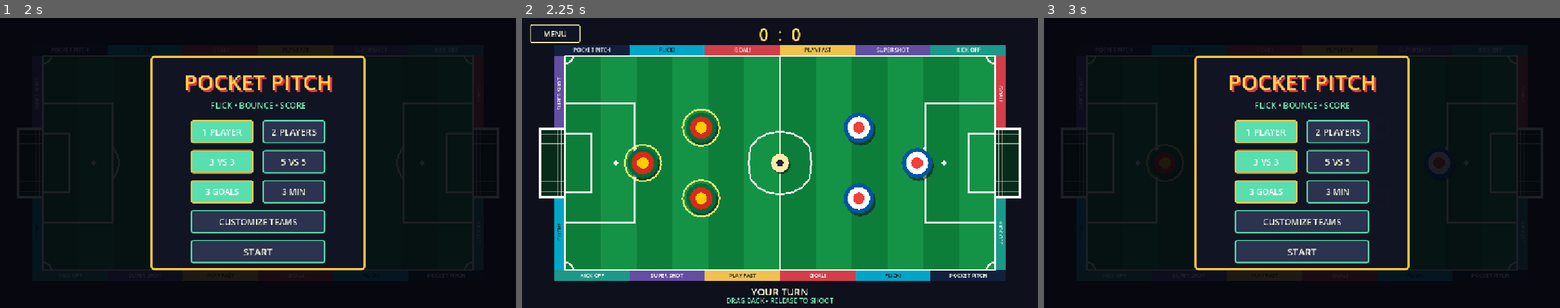
Above: before the commit, frames 1-3 (left to right).
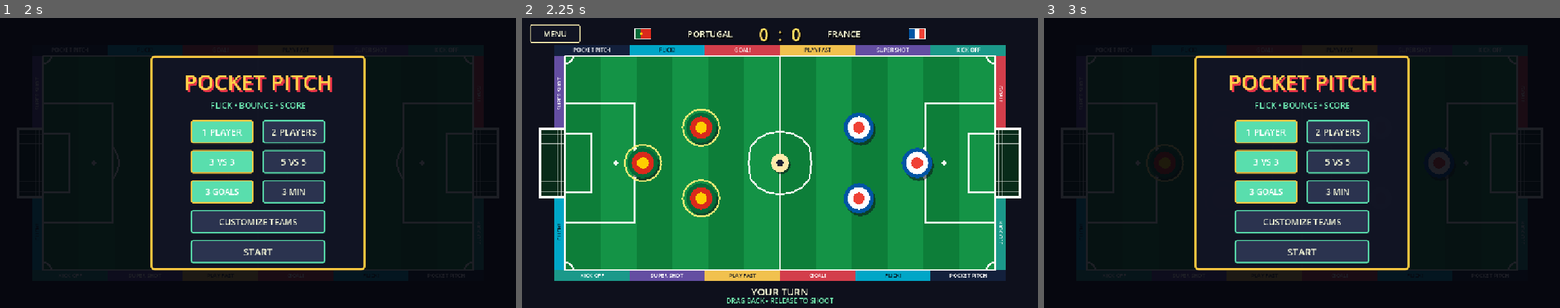
Above: after the commit, the same moments.

Repository: thokem74/3-vs-3
Game: Godot game, scene res://scenes/main.tscn
Same seed, same stepped clock (60 frames per second), same inputs: the game is played once before the commit and once after it.
Inputs:
- Up to frame 1 (2 s): click "1 PLAYER" at 0.5 s; click "1 PLAYER" at 1.25 s
- Up to frame 2 (2.25 s): click "START" at 2 s
- Up to frame 3 (3 s): click "MENU" at 2.75 s

Frame 1 is identical in both runs. In frame 2, 0.5% of the frame differs, in the area x 21-79%, y 3-8%; in frame 3, nothing differs.

Commit message:
enhanced goal counter

Diff:
--- a/scenes/main.tscn
+++ b/scenes/main.tscn
@@ -1,9 +1,10 @@
-[gd_scene load_steps=17 format=3]
+[gd_scene load_steps=18 format=3]
 
 [ext_resource type="Script" path="res://scripts/main.gd" id="1_main"]
 [ext_resource type="PackedScene" path="res://scenes/ball.tscn" id="2_ball"]
 [ext_resource type="Script" path="res://scripts/retro_audio.gd" id="3_audio"]
 [ext_resource type="Script" path="res://scripts/team_customization.gd" id="4_customization"]
+[ext_resource type="PackedScene" path="res://scenes/nation_flag.tscn" id="5_flag"]
 
 [sub_resource type="RectangleShape2D" id="Shape_horizontal"]
 size = Vector2(1008, 24)
@@ -582,6 +583,47 @@
 theme_override_font_sizes/font_size = 38
 text = "0  :  0"
 horizontal_alignment = 1
+
+[node name="TeamOneFlag" parent="Interface/HUD" instance=ExtResource("5_flag")]
+layout_mode = 0
+offset_left = 250.0
+offset_top = 22.0
+offset_right = 290.0
+offset_bottom = 48.0
+
+[node name="TeamOneName" type="Label" parent="Interface/HUD"]
+offset_left = 298.0
+offset_top = 10.0
+offset_right = 470.0
+offset_bottom = 61.0
+theme_override_colors/font_color = Color(0.95, 0.95, 0.82, 1)
+theme_override_colors/font_shadow_color = Color(0, 0, 0, 1)
+theme_override_constants/shadow_offset_x = 2
+theme_override_constants/shadow_offset_y = 2
+theme_override_font_sizes/font_size = 19
+text = "PORTUGAL"
+horizontal_alignment = 2
+vertical_alignment = 1
+
+[node name="TeamTwoName" type="Label" parent="Interface/HUD"]
+offset_left = 682.0
+offset_top = 10.0
+offset_right = 854.0
+offset_bottom = 61.0
+theme_override_colors/font_color = Color(0.95, 0.95, 0.82, 1)
+theme_override_colors/font_shadow_color = Color(0, 0, 0, 1)
+theme_override_constants/shadow_offset_x = 2
+theme_override_constants/shadow_offset_y = 2
+theme_override_font_sizes/font_size = 19
+text = "FRANCE"
+vertical_alignment = 1
+
+[node name="TeamTwoFlag" parent="Interface/HUD" instance=ExtResource("5_flag")]
+layout_mode = 0
+offset_left = 862.0
+offset_top = 22.0
+offset_right = 902.0
+offset_bottom = 48.0
 
 [node name="Timer" type="Label" parent="Interface/HUD"]
 visible = false
--- /dev/null
+++ b/scenes/nation_flag.tscn
@@ -0,0 +1,11 @@
+[gd_scene load_steps=2 format=3]
+
+[ext_resource type="Script" path="res://scripts/nation_flag.gd" id="1_flag"]
+
+[node name="NationFlag" type="Control"]
+custom_minimum_size = Vector2(40, 26)
+layout_mode = 0
+offset_right = 40.0
+offset_bottom = 26.0
+mouse_filter = 2
+script = ExtResource("1_flag")
--- a/scripts/main.gd
+++ b/scripts/main.gd
@@ -54,6 +54,10 @@
 @onready var end_panel: Control = $Interface/EndPanel
 @onready var score_label: Label = $Interface/HUD/Score
 @onready var timer_label: Label = $Interface/HUD/Timer
+@onready var team_one_flag: NationFlag = $Interface/HUD/TeamOneFlag
+@onready var team_one_name_label: Label = $Interface/HUD/TeamOneName
+@onready var team_two_flag: NationFlag = $Interface/HUD/TeamTwoFlag
+@onready var team_two_name_label: Label = $Interface/HUD/TeamTwoName
 @onready var turn_label: Label = $Interface/HUD/Turn
 @onready var hint_label: Label = $Interface/HUD/Hint
 @onready var winner_label: Label = $Interface/EndPanel/Panel/Winner
@@ -221,6 +225,7 @@
 	remaining_match_time = float(time_limit_minutes * 60)
 	timer_label.visible = victory_condition == VictoryCondition.TIME
 	_update_timer_label()
+	_update_team_hud()
 	menu.visible = false
 	end_panel.visible = false
 	hud.visible = true
@@ -232,6 +237,15 @@
 
 func _restart_match() -> void:
 	_start_match()
+
+
+func _update_team_hud() -> void:
+	var team_one_name := team_customization.get_team_name(1)
+	var team_two_name := team_customization.get_team_name(2)
+	team_one_name_label.text = team_one_name
+	team_two_name_label.text = team_two_name
+	team_one_flag.set_nation(team_one_name)
+	team_two_flag.set_nation(team_two_name)
 
 
 func _show_menu() -> void:
--- /dev/null
+++ b/scripts/nation_flag.gd
@@ -0,0 +1,142 @@
+class_name NationFlag
+extends Control
+
+## Draws a compact, recognizable nation flag without requiring texture assets.
+## The flag redraws only when its nation changes.
+
+const FLAG_RECT := Rect2(3.0, 3.0, 34.0, 20.0)
+
+var nation_name := ""
+
+
+func set_nation(new_nation_name: String) -> void:
+	if nation_name == new_nation_name:
+		return
+
+	nation_name = new_nation_name
+	queue_redraw()
+
+
+func _draw() -> void:
+	draw_rect(Rect2(0.0, 0.0, 40.0, 26.0), Color("#080b12"))
+	draw_rect(Rect2(1.0, 1.0, 38.0, 24.0), Color("#f7f9f4"))
+
+	match nation_name:
+		"BRAZIL":
+			_draw_brazil()
+		"ARGENTINA":
+			_draw_argentina()
+		"GERMANY":
+			_draw_horizontal_tricolor(Color.BLACK, Color("#dd0000"), Color("#ffcc00"))
+		"FRANCE":
+			_draw_vertical_tricolor(Color("#0055a4"), Color.WHITE, Color("#ef4135"))
+		"NETHERLANDS":
+			_draw_horizontal_tricolor(Color("#ae1c28"), Color.WHITE, Color("#21468b"))
+		"PORTUGAL":
+			_draw_portugal()
+		"JAPAN":
+			_draw_japan()
+		"MEXICO":
+			_draw_mexico()
+		"NORWAY":
+			_draw_norway()
+		"SPAIN":
+			_draw_spain()
+		"ENGLAND":
+			_draw_england()
+		"SWITZERLAND":
+			_draw_switzerland()
+		_:
+			draw_rect(FLAG_RECT, Color("#303746"))
+
+
+func _draw_horizontal_tricolor(top: Color, middle: Color, bottom: Color) -> void:
+	var band_height := FLAG_RECT.size.y / 3.0
+	draw_rect(Rect2(FLAG_RECT.position, Vector2(FLAG_RECT.size.x, band_height)), top)
+	draw_rect(
+		Rect2(FLAG_RECT.position + Vector2(0.0, band_height), Vector2(FLAG_RECT.size.x, band_height)),
+		middle
+	)
+	draw_rect(
+		Rect2(
+			FLAG_RECT.position + Vector2(0.0, band_height * 2.0),
+			Vector2(FLAG_RECT.size.x, FLAG_RECT.size.y - band_height * 2.0)
+		),
+		bottom
+	)
+
+
+func _draw_vertical_tricolor(left: Color, middle: Color, right: Color) -> void:
+	var band_width := FLAG_RECT.size.x / 3.0
+	draw_rect(Rect2(FLAG_RECT.position, Vector2(band_width, FLAG_RECT.size.y)), left)
+	draw_rect(
+		Rect2(FLAG_RECT.position + Vector2(band_width, 0.0), Vector2(band_width, FLAG_RECT.size.y)),
+		middle
+	)
+	draw_rect(
+		Rect2(
+			FLAG_RECT.position + Vector2(band_width * 2.0, 0.0),
+			Vector2(FLAG_RECT.size.x - band_width * 2.0, FLAG_RECT.size.y)
+		),
+		right
+	)
+
+
+func _draw_brazil() -> void:
+	draw_rect(FLAG_RECT, Color("#009c3b"))
+	draw_colored_polygon(
+		PackedVector2Array([
+			Vector2(20.0, 4.5),
+			Vector2(35.0, 13.0),
+			Vector2(20.0, 21.5),
+			Vector2(5.0, 13.0),
+		]),
+		Color("#ffdf00")
+	)
+	draw_circle(Vector2(20.0, 13.0), 4.7, Color("#002776"), true, -1.0, true)
+
+
+func _draw_argentina() -> void:
+	_draw_horizontal_tricolor(Color("#74acdf"), Color.WHITE, Color("#74acdf"))
+	draw_circle(Vector2(20.0, 13.0), 2.2, Color("#f6b40e"), true, -1.0, true)
+
+
+func _draw_portugal() -> void:
+	draw_rect(FLAG_RECT, Color("#da291c"))
+	draw_rect(Rect2(FLAG_RECT.position, Vector2(13.0, FLAG_RECT.size.y)), Color("#046a38"))
+	draw_circle(Vector2(16.0, 13.0), 2.6, Color("#ffcd00"), true, -1.0, true)
+
+
+func _draw_japan() -> void:
+	draw_rect(FLAG_RECT, Color.WHITE)
+	draw_circle(Vector2(20.0, 13.0), 5.5, Color("#bc002d"), true, -1.0, true)
+
+
+func _draw_mexico() -> void:
+	_draw_vertical_tricolor(Color("#006847"), Color.WHITE, Color("#ce1126"))
+	draw_circle(Vector2(20.0, 13.0), 2.0, Color("#8c6b2f"), true, -1.0, true)
+
+
+func _draw_norway() -> void:
+	draw_rect(FLAG_RECT, Color("#ba0c2f"))
+	draw_rect(Rect2(3.0, 10.0, 34.0, 6.0), Color.WHITE)
+	draw_rect(Rect2(13.0, 3.0, 6.0, 20.0), Color.WHITE)
+	draw_rect(Rect2(3.0, 12.0, 34.0, 2.0), Color("#00205b"))
+	draw_rect(Rect2(15.0, 3.0, 2.0, 20.0), Color("#00205b"))
+
+
+func _draw_spain() -> void:
+	draw_rect(FLAG_RECT, Color("#aa151b"))
+	draw_rect(Rect2(3.0, 8.0, 34.0, 10.0), Color("#f1bf00"))
+
+
+func _draw_england() -> void:
+	draw_rect(FLAG_RECT, Color.WHITE)
+	draw_rect(Rect2(3.0, 11.0, 34.0, 4.0), Color("#c8102e"))
+	draw_rect(Rect2(18.0, 3.0, 4.0, 20.0), Color("#c8102e"))
+
+
+func _draw_switzerland() -> void:
+	draw_rect(FLAG_RECT, Color("#d52b1e"))
+	draw_rect(Rect2(11.0, 11.0, 18.0, 4.0), Color.WHITE)
+	draw_rect(Rect2(18.0, 6.0, 4.0, 14.0), Color.WHITE)
--- a/scripts/team_customization.gd
+++ b/scripts/team_customization.gd
@@ -118,6 +118,12 @@
 	])
 
 
+func get_team_name(team: int) -> String:
+	var team_index := 0 if team == 1 else 1
+	var kit_index: int = selected_kit_indices[team_index]
+	return KIT_NAMES[kit_index]
+
+
 func _select_team(team: int) -> void:
 	active_team = team
 	_update_ui()
Not shown, added: scripts/nation_flag.gd.uid
